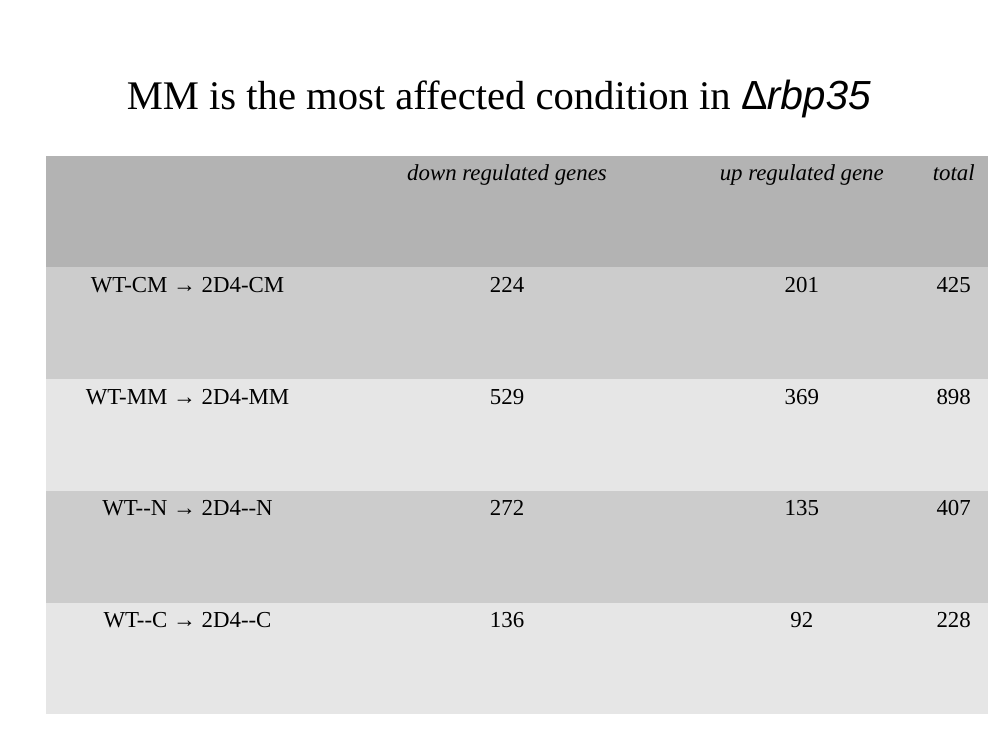
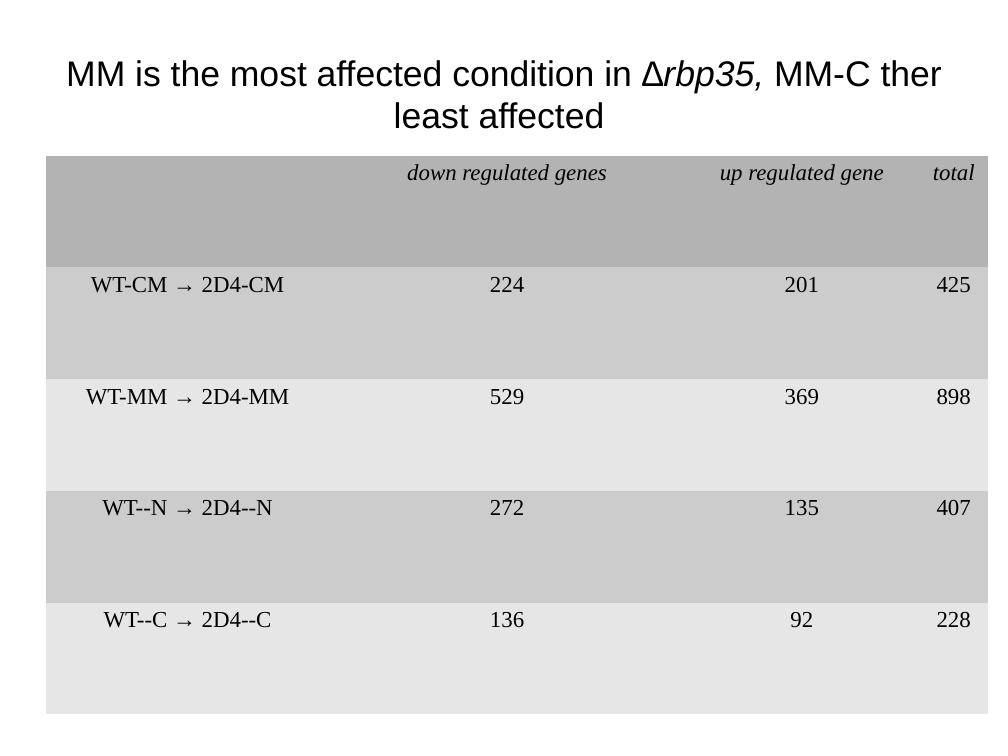
Before and after one commit to wilkinsonlab/m-oryzae-polya, a slide deck: slide 37 of doc/version_21/oryzae_presentation.odp. Drawn at 1008x756 pixels with LibreOffice and Linux fonts; fonts in the diff are those of the drawing; grey boxes stand for pictures. Boxes give left, top, right and bottom in pixels: in the first picture for what was removed or moved away, otherwise in the second. Text is boxed around its words. In the diff, an @@ line names an element or a change of style, - is before the commit and + after.

```diff
--- a/doc/version_21/oryzae_presentation.odp
+++ b/doc/version_21/oryzae_presentation.odp
@@ title at [66,60,942,129]: text changed; size 32 to 28 pt; font Times New Roman to Arial @@
-MM is the most affected condition in ∆rbp35
+MM is the most affected condition in ∆rbp35, MM-C ther least affected
```
Also in this commit, not shown: 1 other slide changed, 1 other file.
